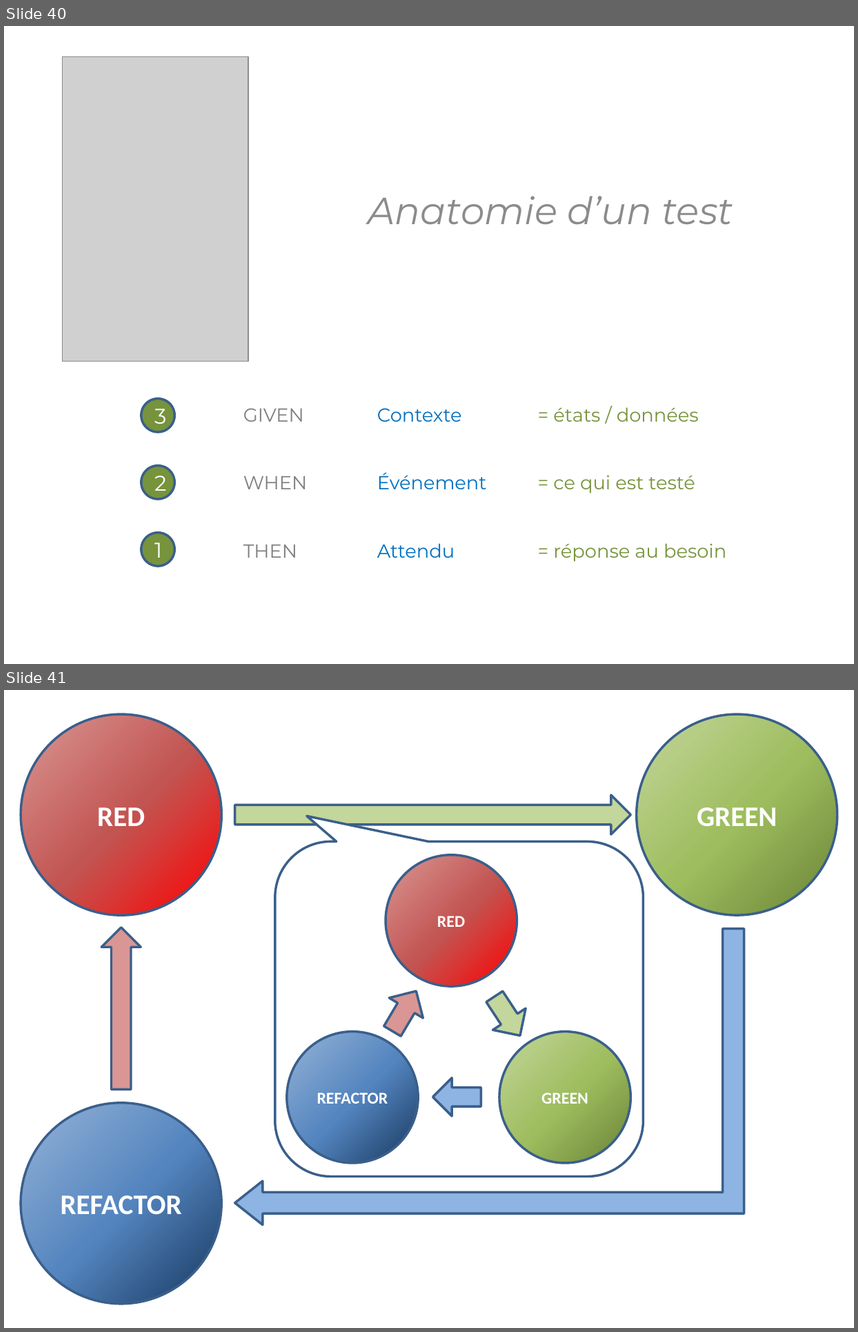
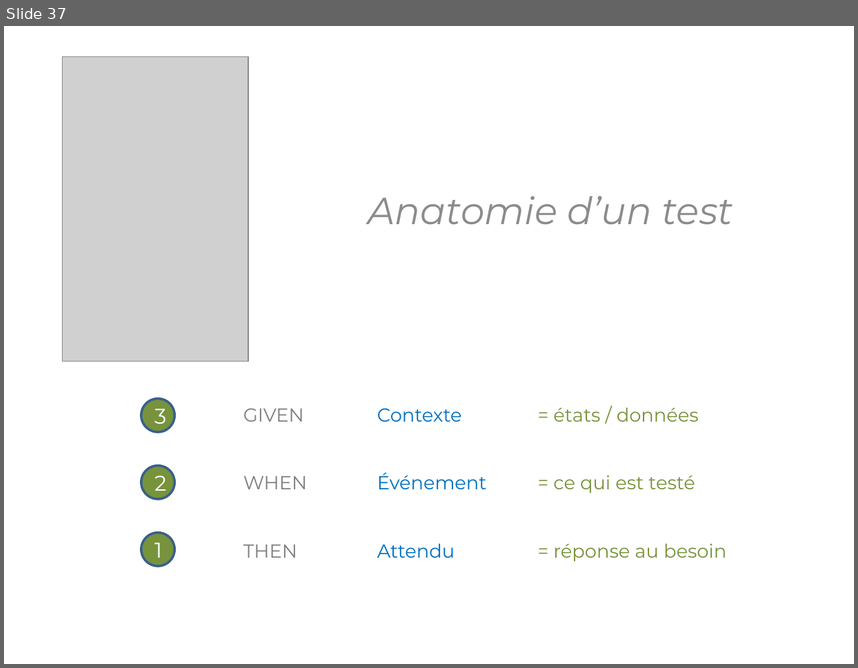
Before and after one commit to KhrisFernandez/tdd, a slide deck: outside-in/resources/TDD - Outside In.pptx. Shown one above the other, each under a label of ours: slides 40 and 41 before the commit, slide 37 after it. The pictures are 858x1332 and 858x668 pixels, drawn with LibreOffice and Linux fonts; fonts in the diff are those of the drawing; grey boxes stand for pictures. Boxes give left, top, right and bottom in pixels: in the first picture for what was removed or moved away, otherwise in the second. Text is boxed around its words. In the diff, an @@ line names an element or a change of style, - is before the commit and + after.

```diff
--- a/outside-in/resources/TDD - Outside In.pptx
+++ b/outside-in/resources/TDD - Outside In.pptx
@@ slide 41 removed at (4, 690, 854, 1328), background #FFFFFF @@
@@ ellipse removed at (21, 715, 221, 915) @@
-RED
@@ ellipse removed at (637, 715, 837, 915) @@
-GREEN
@@ left arrow removed at (235, 795, 631, 834) @@
@@ rounded speech box removed at (275, 841, 643, 1176) @@
@@ ellipse removed at (386, 855, 517, 986) @@
-RED
@@ left arrow removed at (102, 927, 141, 1089) @@
@@ bent up arrow removed at (234, 929, 744, 1224) @@
@@ left arrow removed at (375, 980, 432, 1041) @@
@@ left arrow removed at (479, 985, 537, 1046) @@
@@ ellipse removed at (287, 1032, 418, 1163) @@
-REFACTOR
@@ ellipse removed at (499, 1032, 631, 1163) @@
-GREEN
@@ left arrow removed at (432, 1078, 481, 1116) @@
@@ ellipse removed at (21, 1103, 221, 1303) @@
-REFACTOR
@@ what was slide 40 is now slide 37 @@
```
Also in this commit, not shown: 15 slides changed, 1 slide added, 4 other slides removed, 16 other files.
